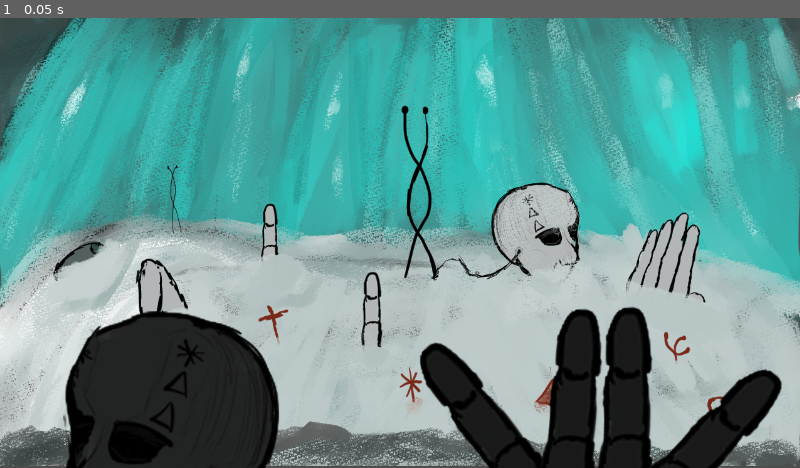
Above: before the commit, frame 1.
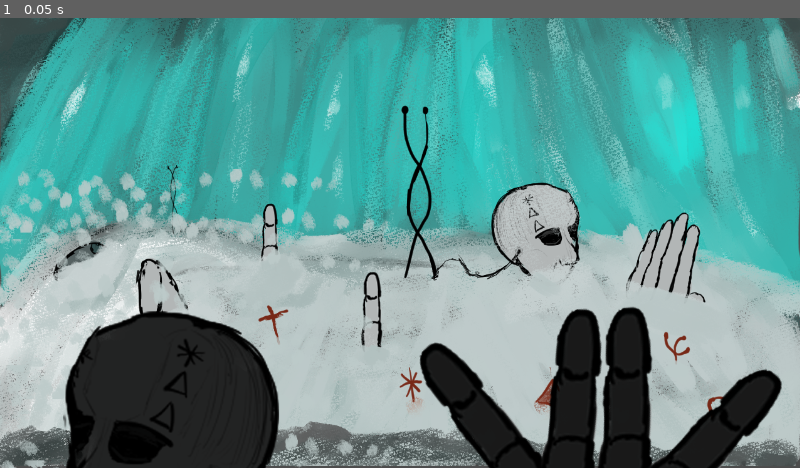
Above: after the commit, the same moment.

Repository: rainy-day-game/Project-Freeze
Game: Godot game, scene res://room_1.tscn
Same seed, same stepped clock (60 frames per second), same inputs: the game is played once before the commit and once after it. This scene is started directly instead of the project's main scene.
Inputs:
- Up to frame 1 (0.05 s): no input

The runs differ from the first frame. In frame 1, 2.7% of the frame differs, in the area x 0-53%, y 33-100%.

Commit message:
added player and collisions to room1

Diff:
--- a/room_1.tscn
+++ b/room_1.tscn
@@ -1,7 +1,14 @@
-[gd_scene load_steps=3 format=3 uid="uid://dy87mx71j0ikl"]
+[gd_scene load_steps=6 format=3 uid="uid://dy87mx71j0ikl"]
 
 [ext_resource type="Texture2D" uid="uid://yrpmbwkvax6q" path="res://art assets/test area/Back Ground_0000.png" id="1_h8efg"]
 [ext_resource type="Texture2D" uid="uid://dnux871ybw5qv" path="res://art assets/test area/foreground_0000.png" id="2_w2yuy"]
+[ext_resource type="PackedScene" uid="uid://b3rcve8ampq0s" path="res://Player.tscn" id="3_tvr3j"]
+
+[sub_resource type="RectangleShape2D" id="RectangleShape2D_toaax"]
+size = Vector2(1153, 58.5)
+
+[sub_resource type="RectangleShape2D" id="RectangleShape2D_msqst"]
+size = Vector2(84.5, 18)
 
 [node name="Room1" type="Node2D"]
 
@@ -18,3 +25,16 @@
 
 [node name="Camera2D" type="Camera2D" parent="."]
 position = Vector2(577, 325)
+
+[node name="Player" parent="." instance=ExtResource("3_tvr3j")]
+position = Vector2(-16, 579)
+
+[node name="StaticBody2D" type="StaticBody2D" parent="."]
+
+[node name="CollisionShape2D" type="CollisionShape2D" parent="StaticBody2D"]
+position = Vector2(582, 627.25)
+shape = SubResource("RectangleShape2D_toaax")
+
+[node name="CollisionShape2D2" type="CollisionShape2D" parent="StaticBody2D"]
+position = Vector2(460, 595)
+shape = SubResource("RectangleShape2D_msqst")
